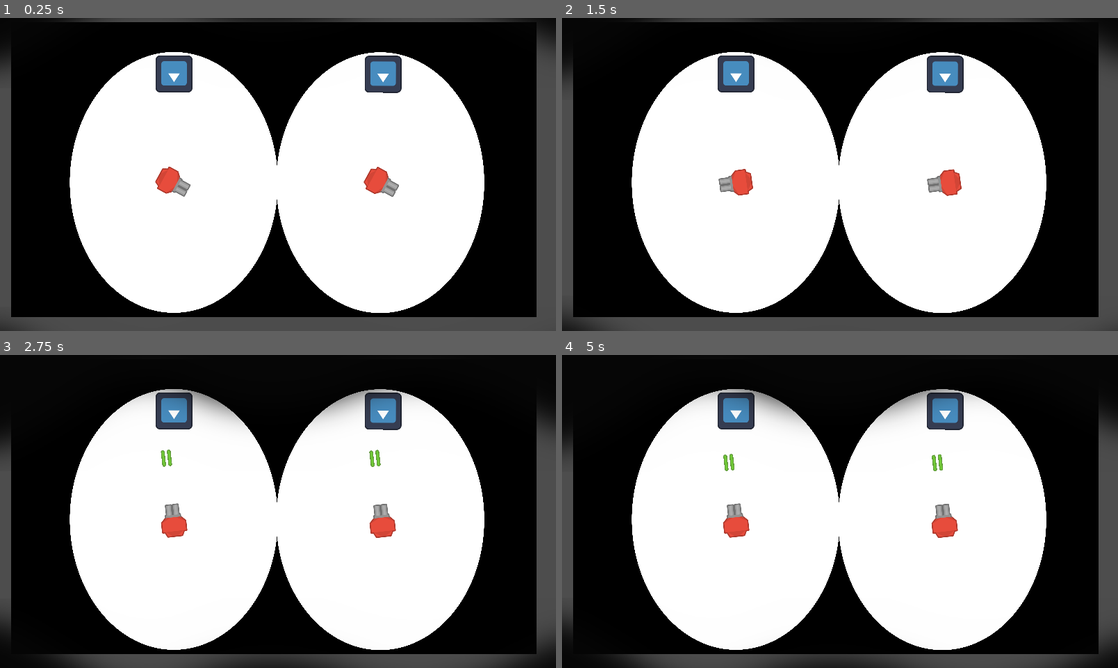
Above: before the commit, frames 1-4 (two rows, left to right).
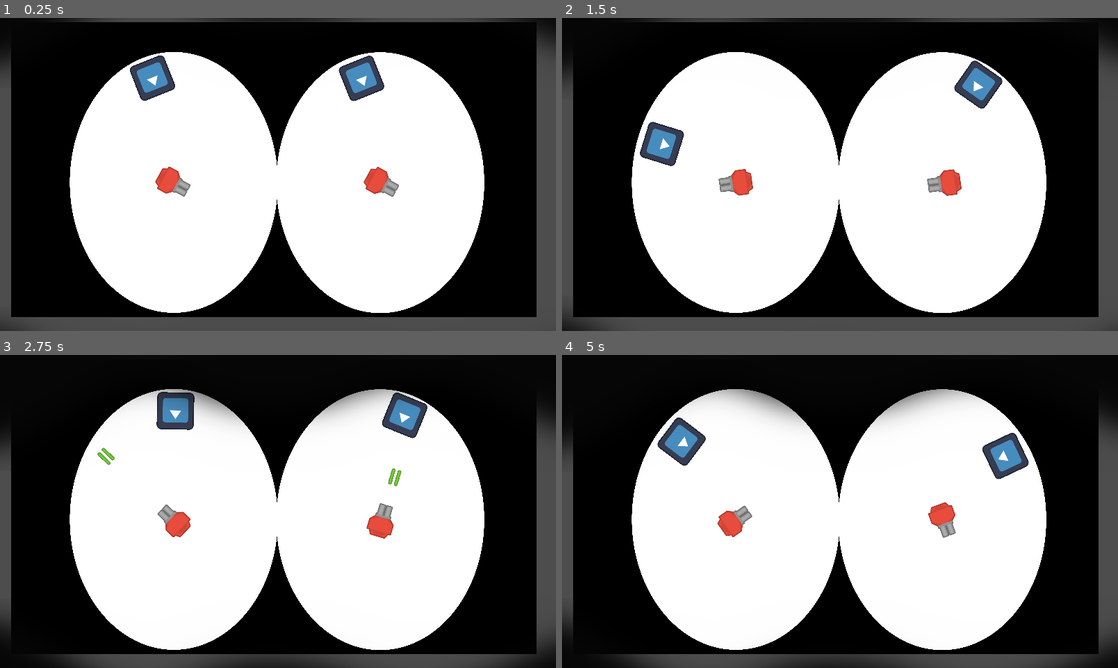
Above: after the commit, the same moments.

Repository: jynus/mermelada-jam-2023
Game: Godot game, scene res://Minijuego2/mundo.tscn
The game is run twice, just before and just after one commit, with the same random seed, the same clock (stepped at 60 frames per second) and the same inputs. The engine's default icon, where the game draws it, is replaced by a stand-in: a white triangle on a blue panel in a dark square.
Inputs (mouse positions are in pixels of both pictures, inside the frame that each line leads up to):
- Up to frame 1 (0.25 s): no input
- Up to frame 2 (1.5 s): move the mouse to (962, 158) at 0.52 s; press the mouse at (962, 158) at 0.53 s; move the mouse to (728, 190) at 1.27 s; release the mouse at (728, 190) at 1.28 s; click (728, 190) at 1.35 s
- Up to frame 3 (2.75 s): move the mouse to (333, 442) at 2.02 s; press the mouse at (333, 442) at 2.03 s
- Up to frame 4 (5 s): move the mouse to (812, 574) at 2.77 s; release the mouse at (812, 574) at 2.78 s; click (812, 574) at 2.85 s; move the mouse to (1006, 558) at 3.52 s; press the mouse at (1006, 558) at 3.53 s; move the mouse to (673, 464) at 4.27 s; release the mouse at (673, 464) at 4.28 s; click (673, 464) at 4.35 s

The runs differ from the first frame. In frame 1, 2.2% of the frame differs, in the area x 23-73%, y 12-27%; in frame 2, 2.9%; in frame 3, 2.0%; in frame 4, 3.9%, in the area x 17-84%, y 12-59%.
Error before the commit: Parse Error: Class "Player" hides a global script class. (res://Minijuego2/Player.gd:3)

Commit message:
eliminación de class_name

Diff:
--- a/godot_project/Minijuego2/mundo.gd
+++ b/godot_project/Minijuego2/mundo.gd
@@ -1,7 +1,8 @@
 extends Node2D
 
-@onready var player1: Player = $Player1
-@onready var player2: Player = $Player2
+
+@onready var player1 = $Player1
+@onready var player2 = $Player2
 @onready var display_x_midpoint : float = get_viewport_rect().size.x / 2
 @onready var eyelids = $eyelids
 
--- a/godot_project/Minijuego2/mundo.tscn
+++ b/godot_project/Minijuego2/mundo.tscn
@@ -35,6 +35,3 @@
 
 [node name="eyelids" parent="." instance=ExtResource("5_xmtme")]
 z_index = 1
-
-[connection signal="player_hit" from="Player1" to="." method="_on_player_player_hit"]
-[connection signal="player_hit" from="Player2" to="." method="_on_player_player_hit"]
--- a/godot_project/Minijuego2/nave.gd
+++ b/godot_project/Minijuego2/nave.gd
@@ -1,6 +1,6 @@
 extends Area2D
 
-class_name Player
+
 const speed = 200
 
 
--- a/godot_project/Minijuego_esquivar/nave.gd
+++ b/godot_project/Minijuego_esquivar/nave.gd
@@ -1,6 +1,6 @@
 extends Area2D
 
-class_name Player
+
 const speed = 200
 
 
